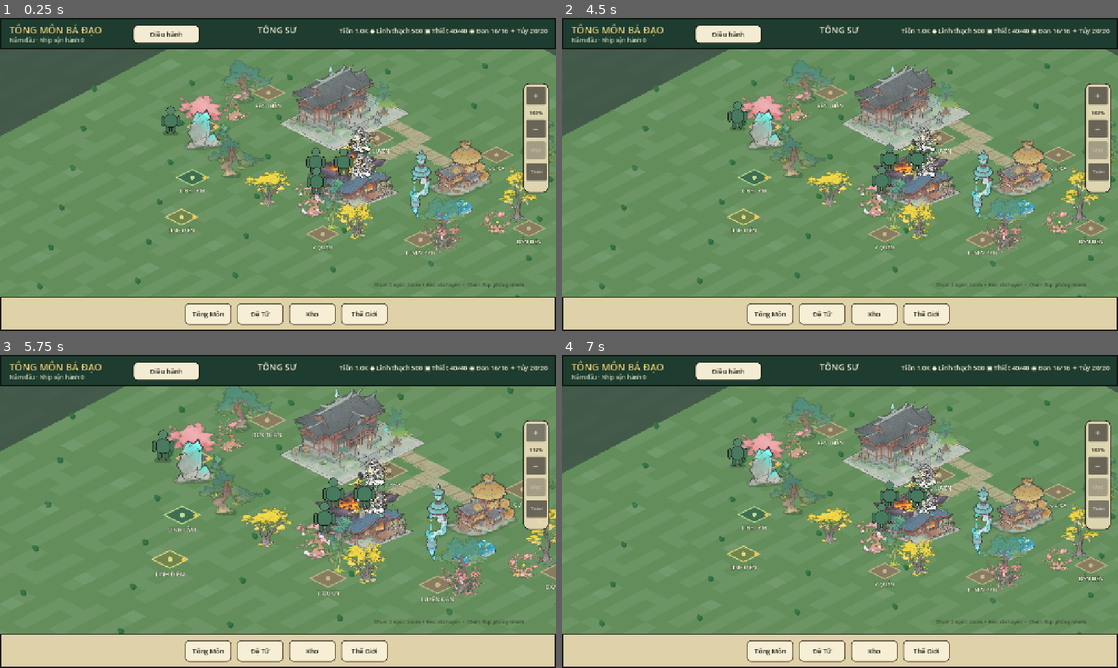
Above: before the commit, frames 1-4 (two rows, left to right).
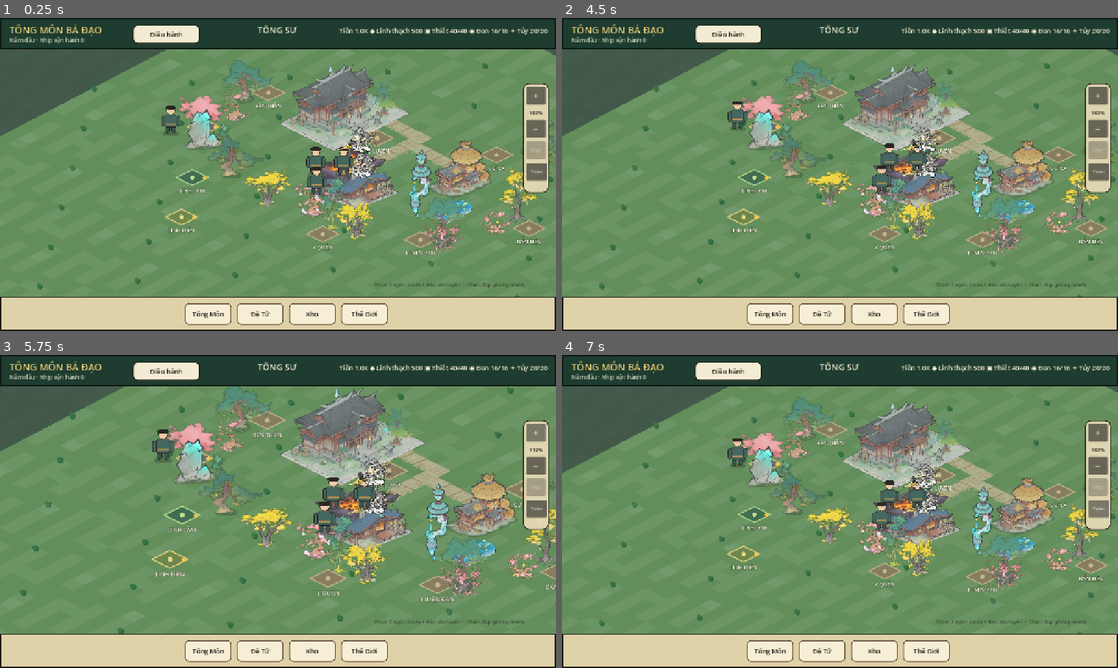
Above: after the commit, the same moments.

Repository: vuanhtuan161094-byte/TongMonBaDao
Game: Godot game, scene res://scenes/p3/p3_2_landscape_sect.tscn
The game is run twice, just before and just after one commit, with the same random seed, the same clock (stepped at 60 frames per second) and the same inputs.
Inputs (mouse positions are in pixels of both pictures, inside the frame that each line leads up to):
- Up to frame 1 (0.25 s): no input
- Up to frame 2 (4.5 s): click (739, 115) at 0.52 s; click "Tông Môn" at 1.25 s; click "Đệ Tử" at 2 s; click "Kho" at 2.75 s; click "Thế Giới" at 3.5 s; click "← Trở lại bản đồ" at 4.25 s
- Up to frame 3 (5.75 s): click "+" at 5 s
- Up to frame 4 (7 s): click "−" at 5.75 s; click "Toàn" at 6.5 s

The runs differ from the first frame. In frame 1, 0.2% of the frame differs, in the area x 29-63%, y 28-55%; in frame 2, 0.2%; in frame 3, 0.3%, in the area x 28-67%, y 23-55%; in frame 4, 0.2%.

Commit message:
feat(G1): seed-based robe/hair/skin fallback for unconverted disciple rigs [skip ci]

Diff:
--- a/godot/src/presentation/p3/modular_disciple_actor.gd
+++ b/godot/src/presentation/p3/modular_disciple_actor.gd
@@ -49,6 +49,7 @@
     display_name = disciple.display_name
     rig_id = DiscipleActorVisualCatalog.rig_for_disciple(disciple)
     appearance_profile = DiscipleActorVisualCatalog.default_appearance_for_disciple(disciple)
+    _apply_fallback_palette()
     click_button.tooltip_text = display_name
     sync_action(disciple.current_action)
     _refresh_placeholder_mode()
@@ -57,6 +58,7 @@
     _ensure_built()
     appearance_profile = DiscipleActorVisualCatalog.normalize_appearance_profile(raw_profile, disciple)
     rig_id = StringName(appearance_profile.get("rig_id", DiscipleActorVisualCatalog.RIG_FEMALE_NORMAL_V1))
+    _apply_fallback_palette()
 
 func sync_action(action: StringName) -> void:
     _ensure_built()
@@ -343,6 +345,7 @@
     fallback_visual.add_child(shadow)
 
     var leg_l := Panel.new()
+    leg_l.name = "LegLeft"
     leg_l.position = Vector2(12.0, 43.0)
     leg_l.size = Vector2(10.0, 20.0)
     leg_l.mouse_filter = Control.MOUSE_FILTER_IGNORE
@@ -350,6 +353,7 @@
     fallback_visual.add_child(leg_l)
 
     var leg_r := Panel.new()
+    leg_r.name = "LegRight"
     leg_r.position = Vector2(26.0, 43.0)
     leg_r.size = Vector2(10.0, 20.0)
     leg_r.mouse_filter = Control.MOUSE_FILTER_IGNORE
@@ -357,6 +361,7 @@
     fallback_visual.add_child(leg_r)
 
     var torso := Panel.new()
+    torso.name = "Torso"
     torso.position = Vector2(9.0, 20.0)
     torso.size = Vector2(30.0, 30.0)
     torso.mouse_filter = Control.MOUSE_FILTER_IGNORE
@@ -365,6 +370,7 @@
 
     for x in [2.0, 38.0]:
         var arm := Panel.new()
+        arm.name = "LeftArm" if x < 10.0 else "RightArm"
         arm.position = Vector2(x, 23.0)
         arm.size = Vector2(8.0, 25.0)
         arm.mouse_filter = Control.MOUSE_FILTER_IGNORE
@@ -372,11 +378,54 @@
         fallback_visual.add_child(arm)
 
     var head := Panel.new()
+    head.name = "Head"
     head.position = Vector2(14.0, 1.0)
     head.size = Vector2(20.0, 20.0)
     head.mouse_filter = Control.MOUSE_FILTER_IGNORE
     head.add_theme_stylebox_override("panel", _style(PLACEHOLDER_FILL.lightened(0.08), PLACEHOLDER_BORDER, 1, 10))
     fallback_visual.add_child(head)
+
+    # Lightweight 2D chibi silhouette for unconverted Source A rigs.
+    # Deliberately cosmetic, with visible skin/hair/robe rather than a
+    # uniform green placeholder. Source A replaces this automatically.
+    var hair := Panel.new()
+    hair.name = "Hair"
+    hair.position = Vector2(12.0, 0.0)
+    hair.size = Vector2(24.0, 9.0)
+    hair.mouse_filter = Control.MOUSE_FILTER_IGNORE
+    fallback_visual.add_child(hair)
+
+    var sash := Panel.new()
+    sash.name = "Sash"
+    sash.position = Vector2(12.0, 40.0)
+    sash.size = Vector2(24.0, 4.0)
+    sash.mouse_filter = Control.MOUSE_FILTER_IGNORE
+    fallback_visual.add_child(sash)
+    _apply_fallback_palette()
+
+func _apply_fallback_palette() -> void:
+    if fallback_visual == null or appearance_profile.is_empty():
+        return
+    # Already persisted profile_seed determines these display-only tint IDs.
+    # This does not change the disciple, combat, work, or sprite source.
+    var robe := Color.from_string(str(appearance_profile.get("outfit_tint","455472")), Color(0.27,0.33,0.45))
+    var hair_tint := Color.from_string(str(appearance_profile.get("hair_tint","2b2624")), Color(0.17,0.15,0.14))
+    var ink := Color(0.16,0.14,0.14,1.0)
+    var skin := Color(0.94,0.79,0.65,1.0)
+    for part_name in ["Torso","LeftArm","RightArm","LegLeft","LegRight"]:
+        var part := fallback_visual.get_node_or_null(part_name) as Panel
+        if part != null:
+            var fill := robe.darkened(0.17) if part_name.begins_with("Leg") else robe
+            part.add_theme_stylebox_override("panel",_style(fill,ink,1,5))
+    var head := fallback_visual.get_node_or_null("Head") as Panel
+    if head != null:
+        head.add_theme_stylebox_override("panel",_style(skin,ink,1,10))
+    var hair := fallback_visual.get_node_or_null("Hair") as Panel
+    if hair != null:
+        hair.add_theme_stylebox_override("panel",_style(hair_tint,ink,1,7))
+    var sash := fallback_visual.get_node_or_null("Sash") as Panel
+    if sash != null:
+        sash.add_theme_stylebox_override("panel",_style(Color(0.73,0.56,0.30,1.0),Color.TRANSPARENT,0,2))
 
 func _refresh_placeholder_mode() -> void:
     if click_button == null:
